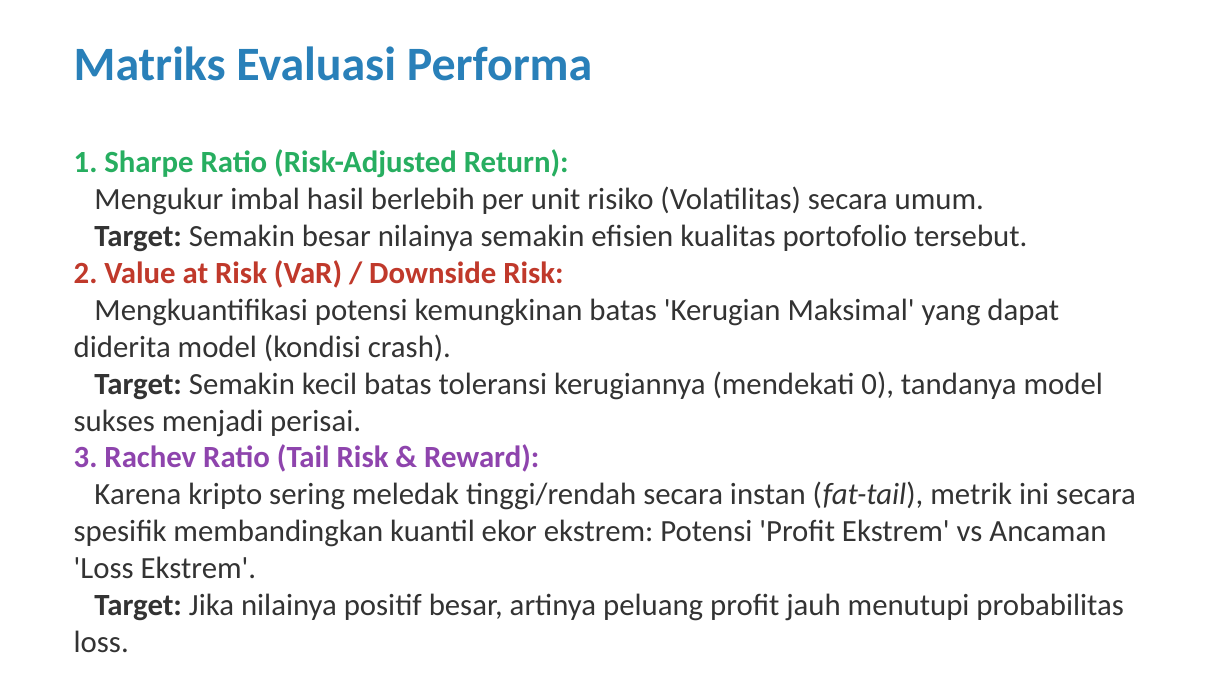
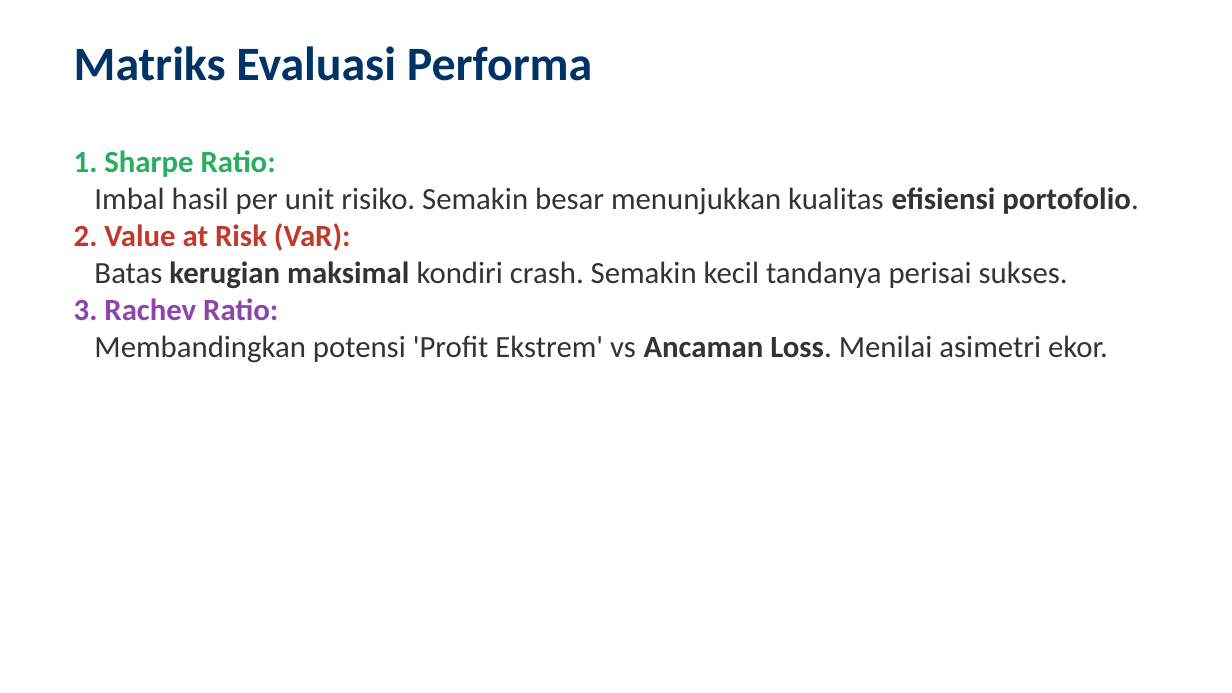
Before and after one commit to ragilrojo/RepoThesis, a slide deck: slide 14 of Presentasi_Proposal_Update.pptx (slide 8 before the commit). Drawn at 1232x693 pixels with LibreOffice and Linux fonts; fonts in the diff are those of the drawing. Boxes give left, top, right and bottom in pixels: in the first picture for what was removed or moved away, otherwise in the second. Text is boxed around its words. In the diff, an @@ line names an element or a change of style, - is before the commit and + after.

```diff
--- a/Presentasi_Proposal_Update.pptx
+++ b/Presentasi_Proposal_Update.pptx
@@ text "Matriks Evaluasi Performa" at <box>74,46,592,81</box>: text colour #2980B9 to #003366 @@
@@ text at <box>74,150,1138,363</box>: text changed @@
-1. Sharpe Ratio (Risk-Adjusted Return):
-Mengukur imbal hasil berlebih per unit risiko (Volatilitas) secara umum.
-Target: Semakin besar nilainya semakin efisien kualitas portofolio tersebut.
-2. Value at Risk (VaR) / Downside Risk:
-Mengkuantifikasi potensi kemungkinan batas 'Kerugian Maksimal' yang dapat diderita model (kondisi crash).
-Target: Semakin kecil batas toleransi kerugiannya (mendekati 0), tandanya model sukses menjadi perisai.
-3. Rachev Ratio (Tail Risk & Reward):
-Karena kripto sering meledak tinggi/rendah secara instan (fat-tail), metrik ini secara spesifik membandingkan kuantil ekor ekstrem: Potensi 'Profit Ekstrem' vs Ancaman 'Loss Ekstrem'.
-Target: Jika nilainya positif besar, artinya peluang profit jauh menutupi probabilitas loss.
+1. Sharpe Ratio:
+Imbal hasil per unit risiko. Semakin besar menunjukkan kualitas efisiensi portofolio.
+2. Value at Risk (VaR):
+Batas kerugian maksimal kondiri crash. Semakin kecil tandanya perisai sukses.
+3. Rachev Ratio:
+Membandingkan potensi 'Profit Ekstrem' vs Ancaman Loss. Menilai asimetri ekor.
```
Also in this commit, not shown: 23 other slides changed, 9 slides added, 1 other file.
